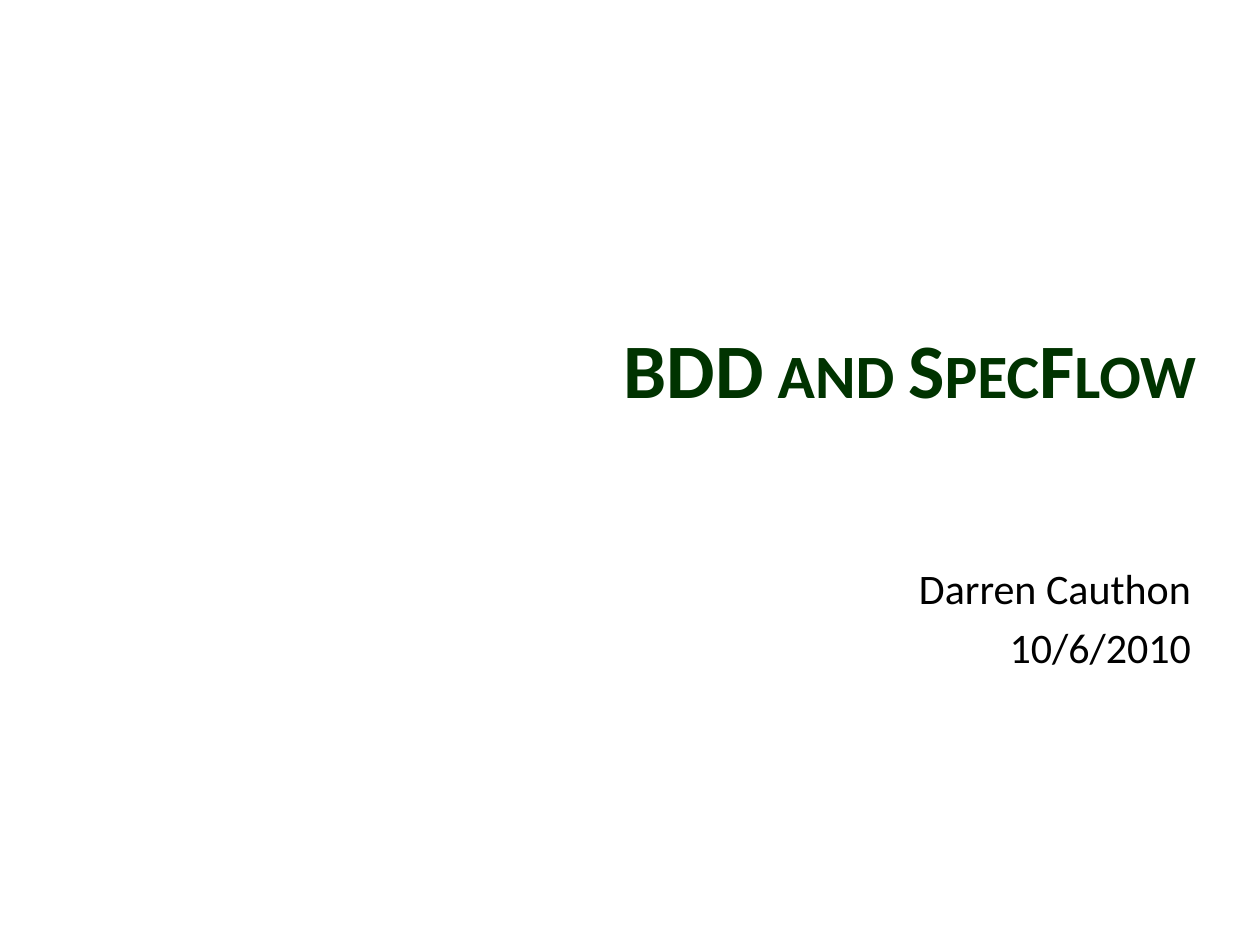
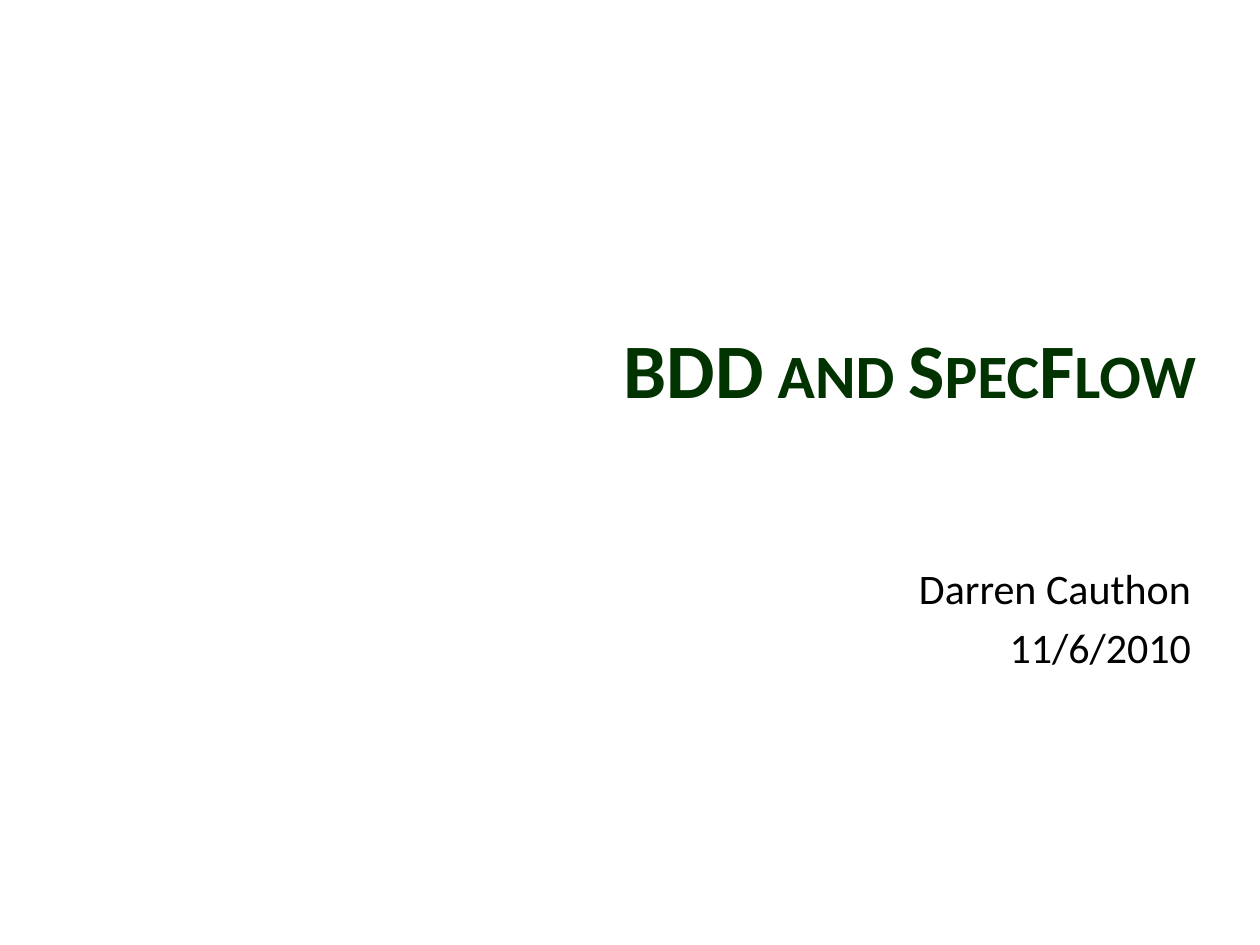
Before and after one commit to darrencauthon/SpecFlow-at-IowaCodeCamp, a slide deck: slide 1 of BDD and SpecFlow.pptx. Drawn at 1260x945 pixels with LibreOffice and Linux fonts; fonts in the diff are those of the drawing; background and template pictures are left out. Boxes give left, top, right and bottom in pixels: in the first picture for what was removed or moved away, otherwise in the second. Text is boxed around its words. In the diff, an @@ line names an element or a change of style, - is before the commit and + after.

Commit message:
Start on the outside-in presentation.

```diff
--- a/BDD and SpecFlow.pptx
+++ b/BDD and SpecFlow.pptx
@@ subtitle at [1010, 633, 1191, 665]: text changed @@
-10/6/2010
+11/6/2010
```
Also in this commit, not shown: 1 other file.
